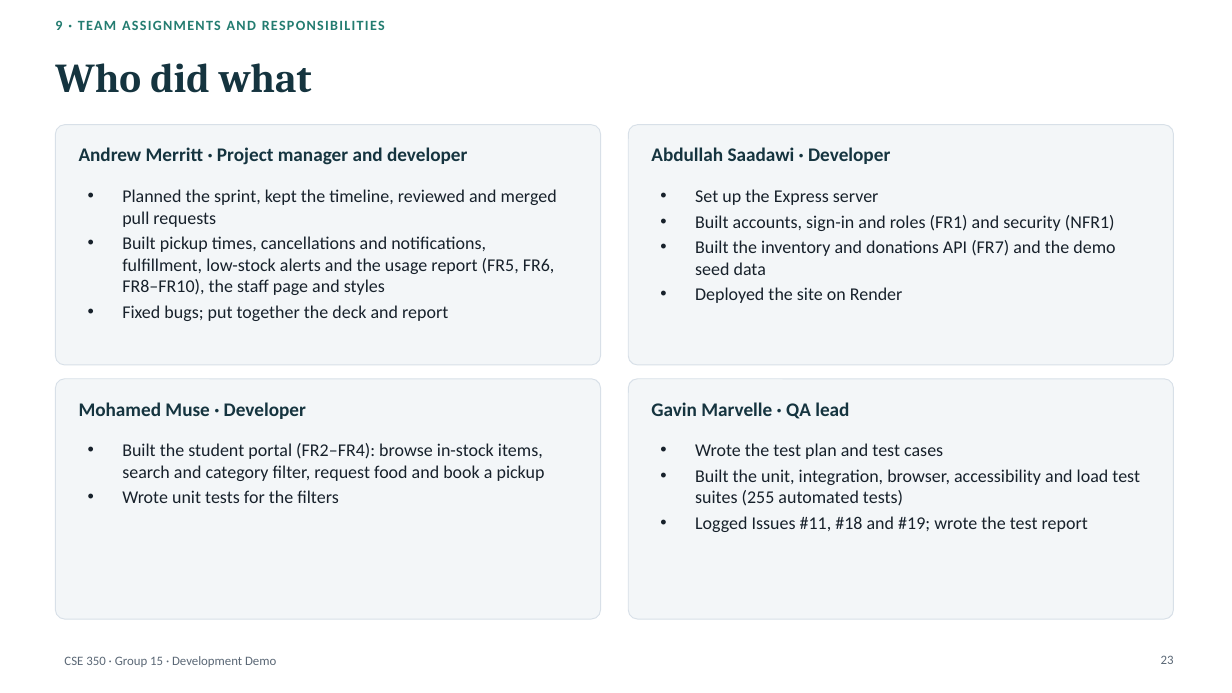
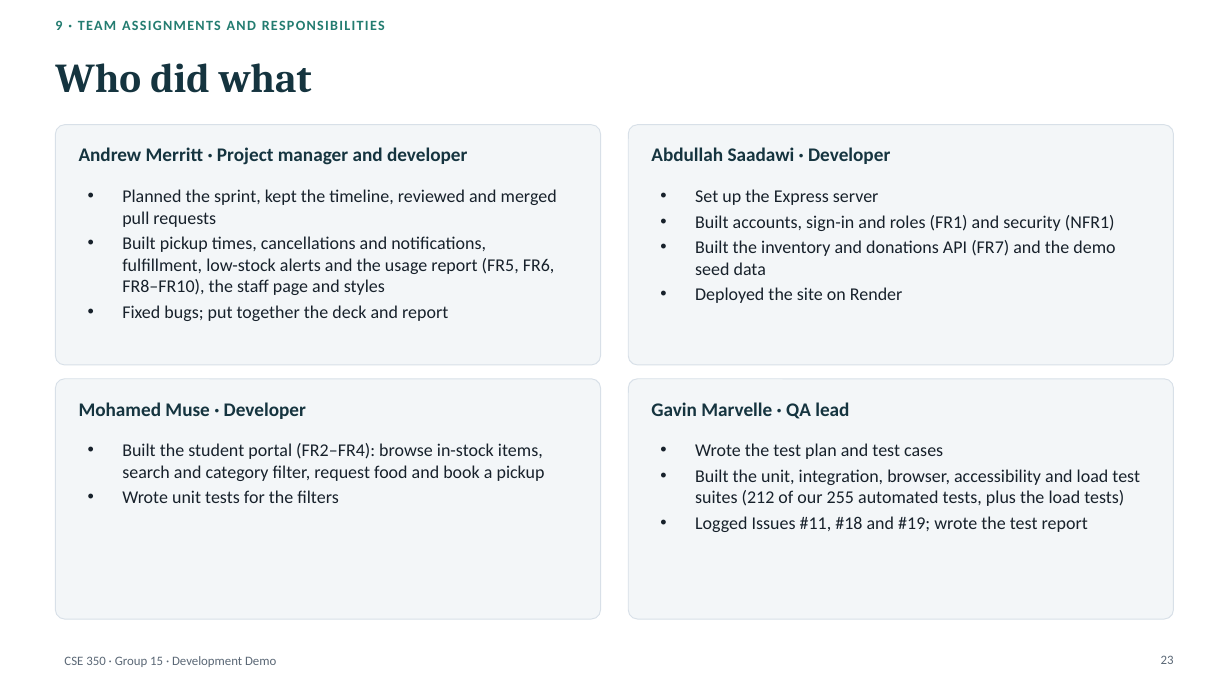
Before and after one commit to a0merr/University-Food-Pantry-CSE-350-, a slide deck: slide 23 of docs/presentation/CSE350_Demo_Deck_DRAFT.pptx. Drawn at 1232x693 pixels with LibreOffice and Linux fonts; fonts in the diff are those of the drawing. Boxes give left, top, right and bottom in pixels: in the first picture for what was removed or moved away, otherwise in the second. Text is boxed around its words. In the diff, an @@ line names an element or a change of style, - is before the commit and + after.

```diff
--- a/docs/presentation/CSE350_Demo_Deck_DRAFT.pptx
+++ b/docs/presentation/CSE350_Demo_Deck_DRAFT.pptx
@@ text at [695,469,1140,506]: text changed @@
-• Built the unit, integration, browser, accessibility and load test suites (255 automated tests)
+• Built the unit, integration, browser, accessibility and load test suites (212 of our 255 automated tests, plus the load tests)
```
Also in this commit, not shown: 2 other files.
